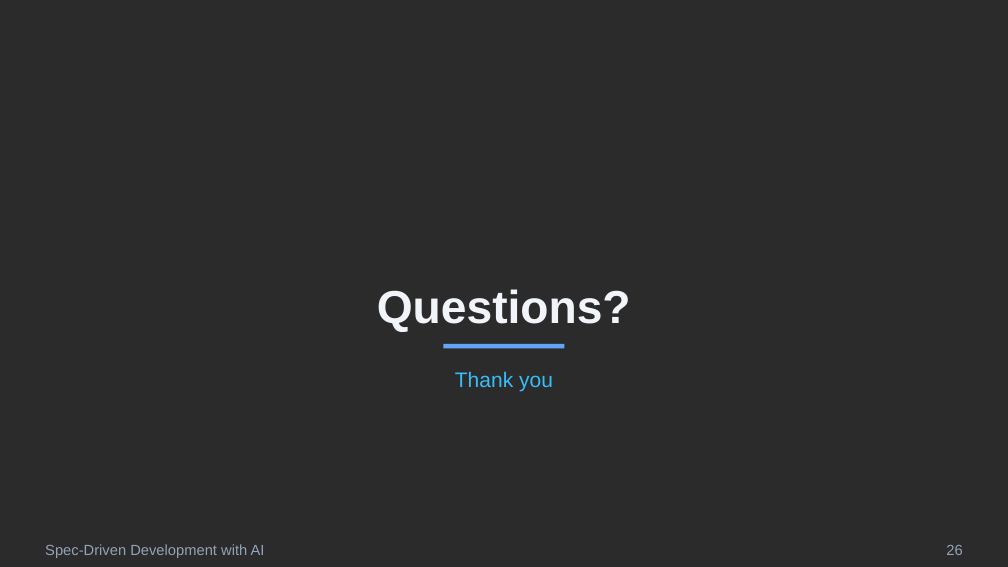
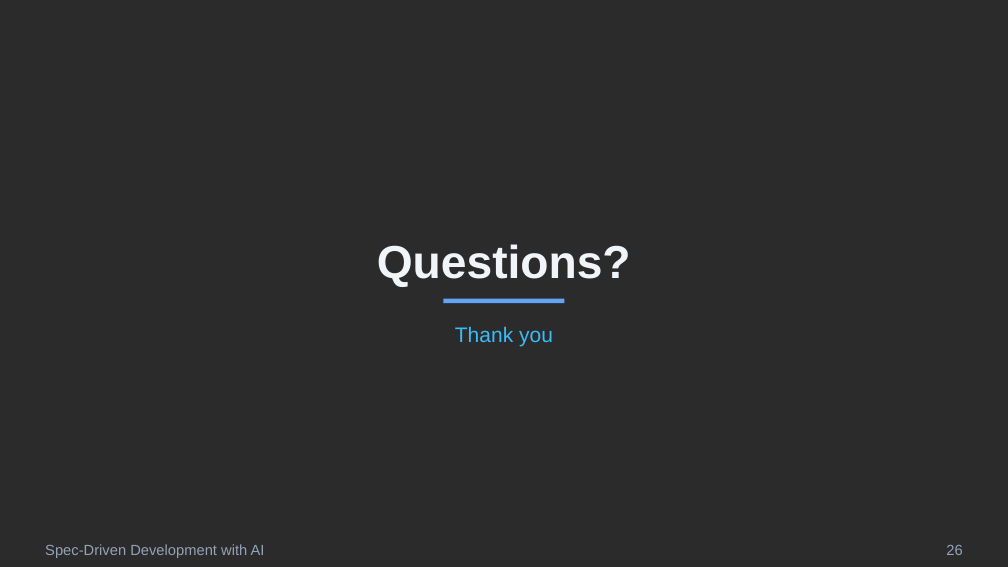
Before and after one commit to ronyronen/speckit-claude-presentation, a slide deck: slide 26 of presentation/speckit-workshop.pptx. Drawn at 1008x567 pixels with LibreOffice and Linux fonts; fonts in the diff are those of the drawing; background and template pictures are left out; a plain dark background stands for a picture behind light text. Boxes give left, top, right and bottom in pixels: in the first picture for what was removed or moved away, otherwise in the second. Text is boxed around its words. In the diff, an @@ line names an element or a change of style, - is before the commit and + after.

```diff
--- a/presentation/speckit-workshop.pptx
+++ b/presentation/speckit-workshop.pptx
@@ text "Questions?": place and size @@
-text "Questions?" at (377, 289, 631, 332)
+text "Questions?" at (377, 244, 631, 287)
@@ rectangle: place and size @@
-rectangle at (444, 344, 565, 349)
+rectangle at (444, 299, 565, 303)
@@ text "Thank you": place and size @@
-text "Thank you" at (455, 371, 553, 392)
+text "Thank you" at (455, 326, 553, 346)
```
Also in this commit, not shown: 2 other slides changed, 10 other files.
